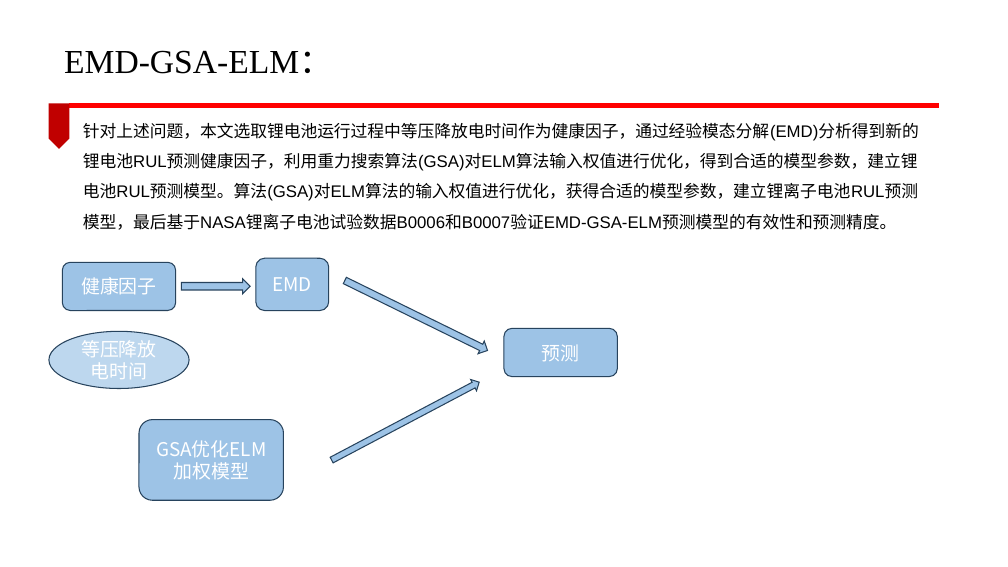
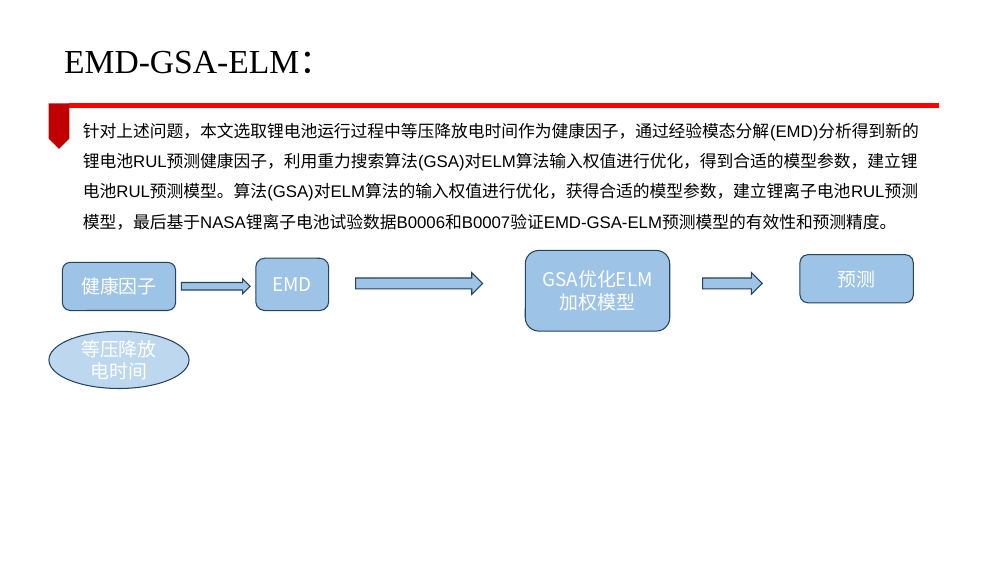
Before and after one commit to lucking666/sys, a slide deck: slide 5 of 卢老师论文汇报/CEEMDAN文献.pptx. Drawn at 1008x567 pixels with LibreOffice and Linux fonts; fonts in the diff are those of the drawing; background and template pictures are left out. Boxes give left, top, right and bottom in pixels: in the first picture for what was removed or moved away, otherwise in the second. Text is boxed around its words. In the diff, an @@ line names an element or a change of style, - is before the commit and + after.

```diff
--- a/卢老师论文汇报/CEEMDAN文献.pptx
+++ b/卢老师论文汇报/CEEMDAN文献.pptx
@@ rounded rectangle "GSA优化ELM加权模型": place and size @@
-rounded rectangle "GSA优化ELM加权模型" at (139, 420, 284, 501)
+rounded rectangle "GSA优化ELM加权模型" at (526, 250, 670, 331)
@@ rounded rectangle "预测": place and size @@
-rounded rectangle "预测" at (504, 328, 618, 377)
+rounded rectangle "预测" at (800, 255, 913, 303)
@@ right arrow at (355, 273, 482, 295): mirrored; rotation 26 to 0 degrees @@
@@ right arrow added at (702, 273, 762, 295), fill #9DC3E6, outline #28445D 1 pt @@
@@ right arrow removed at (329, 377, 483, 466) @@
```
Also in this commit, not shown: 4 other slides changed, 10 other files.
